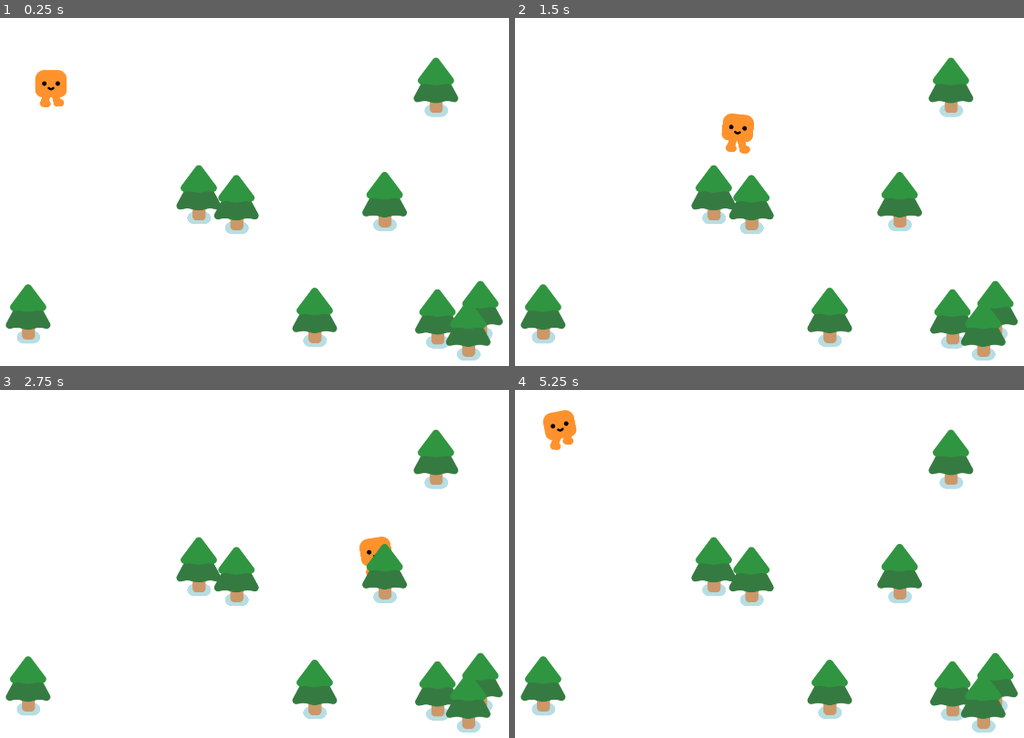
Above: before the commit, frames 1-4 (two rows, left to right).
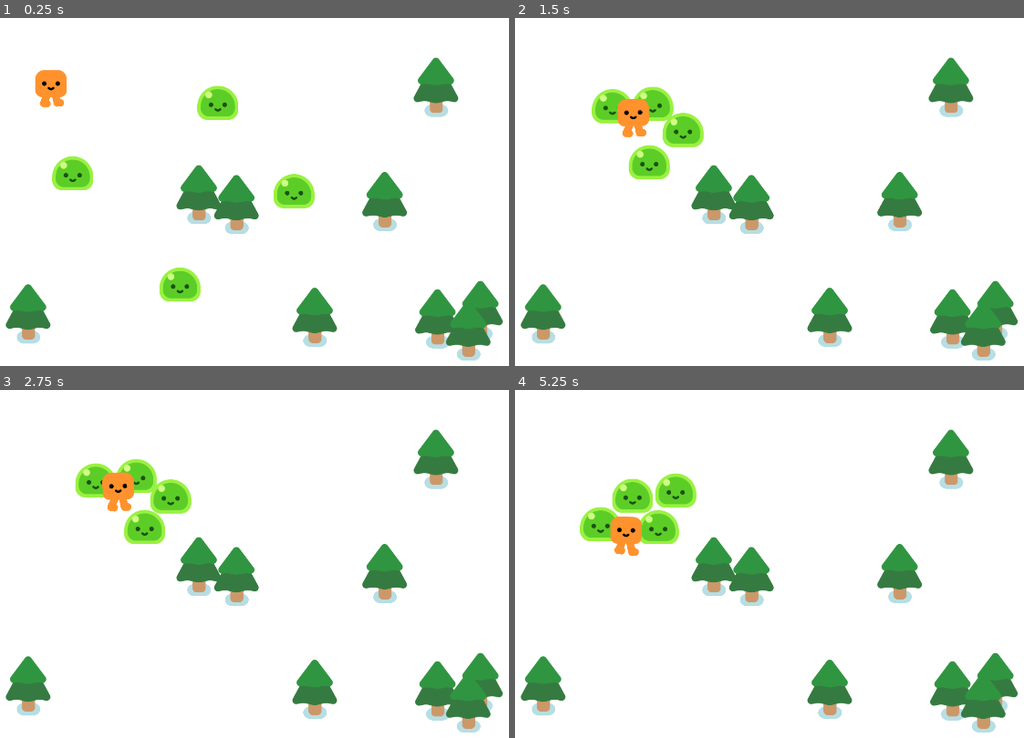
Above: after the commit, the same moments.

Repository: nataisacat/Vampire-Projekt
Game: Godot game, scene res://surviors_game.tscn
Two runs of this game, one before a commit and one after it. Both use one fixed random seed, a clock stepped at 60 frames per second and the inputs below.
Inputs:
- Up to frame 1 (0.25 s): no input
- Up to frame 2 (1.5 s): hold D (move_right) 0.53-1.28 s; hold S (move_down) from 1.28 s (still down)
- Up to frame 3 (2.75 s): release S (move_down) at 2.03 s; hold D (move_right) from 2.03 s (still down)
- Up to frame 4 (5.25 s): release D (move_right) at 2.78 s; hold W (move_up) 2.78-3.53 s; hold A (move_left) 3.53-5.03 s; hold S (move_down) from 5.03 s (still down)

The runs differ from the first frame. In frame 1, 2.7% of the frame differs, in the area x 10-62%, y 19-82%; in frame 2, 3.5%; in frame 3, 3.2%; in frame 4, 3.7%, in the area x 5-36%, y 5-48%.

Commit message:
mobs
add mobs that follow player

Diff:
--- /dev/null
+++ b/mob.gd
@@ -0,0 +1,8 @@
+extends CharacterBody2D
+
+@onready var player = get_node("/root/Game/Player")
+
+func _physics_process(delta):
+	var direction = global_position.direction_to(player.global_position)
+	velocity = direction * 300.0
+	move_and_slide()
--- /dev/null
+++ b/mob.tscn
@@ -0,0 +1,16 @@
+[gd_scene load_steps=4 format=3 uid="uid://cyyqug0d6ypyg"]
+
+[ext_resource type="PackedScene" uid="uid://ogik4s70pgwl" path="res://characters/slime/slime.tscn" id="1_26et2"]
+[ext_resource type="Script" path="res://mob.gd" id="1_k06dr"]
+
+[sub_resource type="CircleShape2D" id="CircleShape2D_85jui"]
+radius = 53.0094
+
+[node name="Mob" type="CharacterBody2D"]
+script = ExtResource("1_k06dr")
+
+[node name="Slime" parent="." instance=ExtResource("1_26et2")]
+
+[node name="CollisionShape2D" type="CollisionShape2D" parent="."]
+position = Vector2(0, -28)
+shape = SubResource("CircleShape2D_85jui")
--- a/surviors_game.tscn
+++ b/surviors_game.tscn
@@ -1,7 +1,8 @@
-[gd_scene load_steps=3 format=3 uid="uid://55wnyap167p3"]
+[gd_scene load_steps=4 format=3 uid="uid://55wnyap167p3"]
 
 [ext_resource type="PackedScene" uid="uid://xku8qlkpwei7" path="res://player.tscn" id="1_67pfn"]
 [ext_resource type="PackedScene" uid="uid://q2yurb6saw0f" path="res://PineTree.tscn" id="2_2v84u"]
+[ext_resource type="PackedScene" uid="uid://cyyqug0d6ypyg" path="res://mob.tscn" id="3_0myqc"]
 
 [node name="Game" type="Node2D"]
 y_sort_enabled = true
@@ -12,6 +13,18 @@
 
 [node name="Player" parent="." instance=ExtResource("1_67pfn")]
 position = Vector2(376, 228)
+
+[node name="Mob" parent="." instance=ExtResource("3_0myqc")]
+position = Vector2(888, 265)
+
+[node name="Mob2" parent="." instance=ExtResource("3_0myqc")]
+position = Vector2(450, 518)
+
+[node name="Mob3" parent="." instance=ExtResource("3_0myqc")]
+position = Vector2(755, 801)
+
+[node name="Mob4" parent="." instance=ExtResource("3_0myqc")]
+position = Vector2(1083, 521)
 
 [node name="Pine Tree" parent="." instance=ExtResource("2_2v84u")]
 position = Vector2(315, 833)
